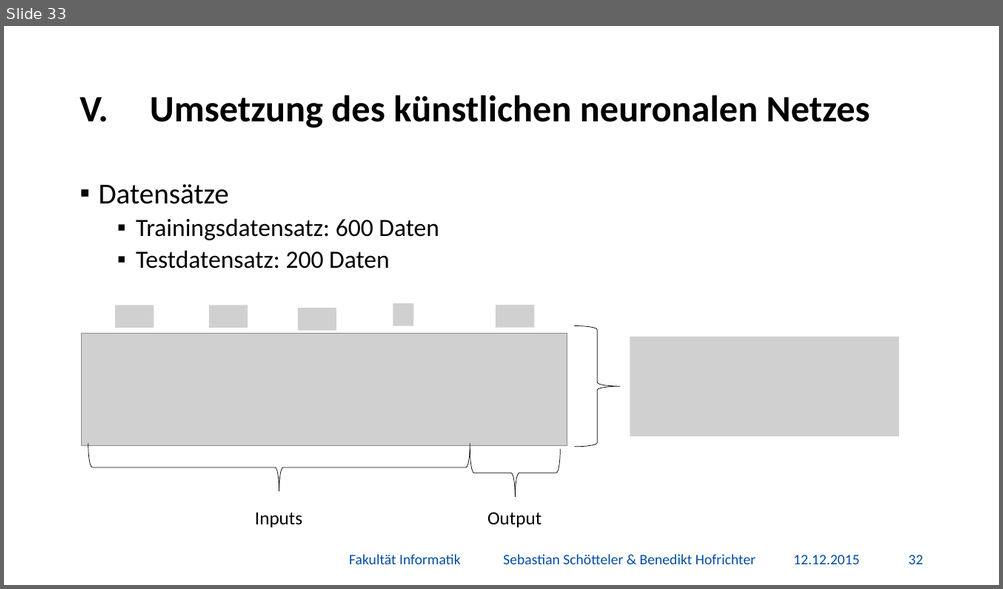
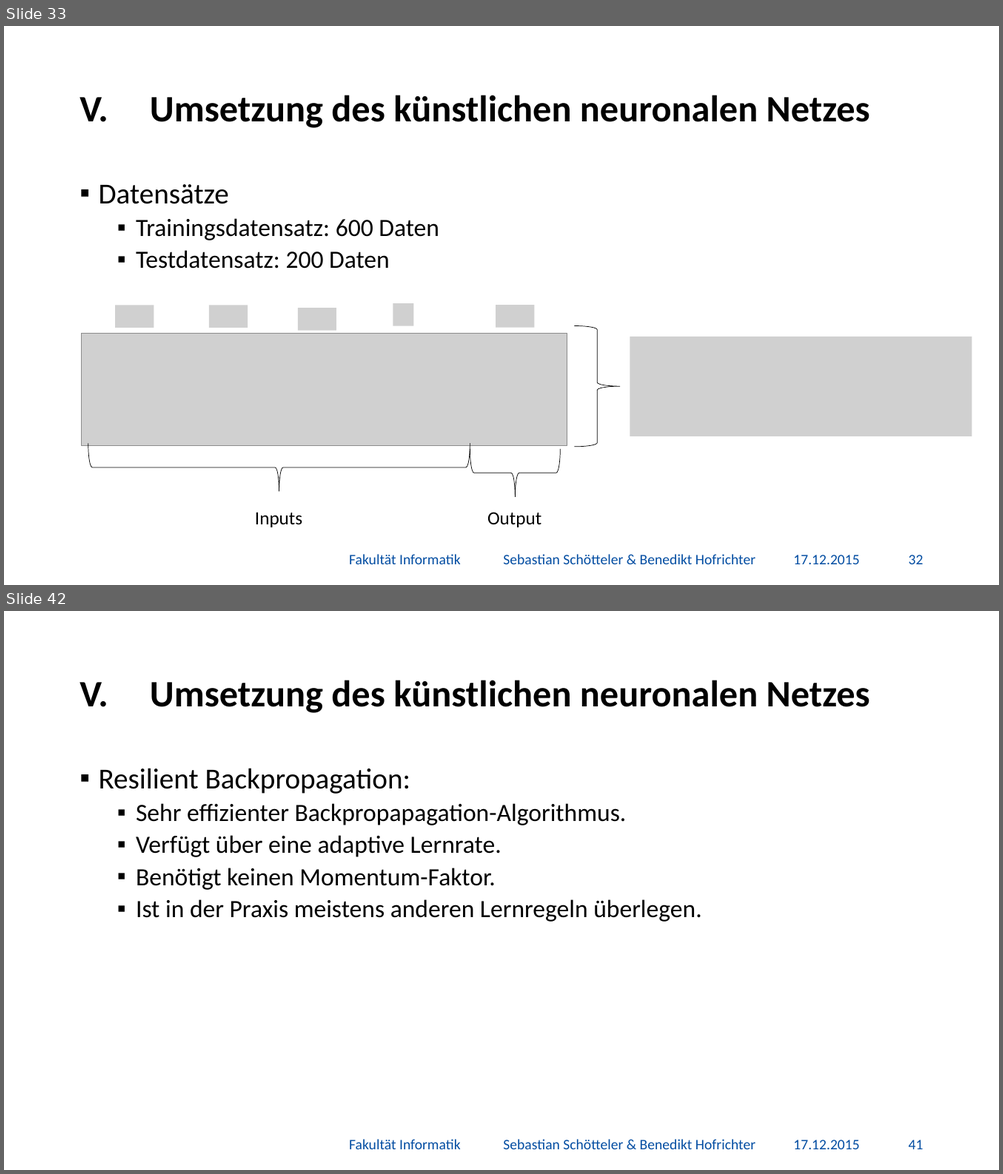
Before and after one commit to BenediktGitGit/soco15, a slide deck: 3b_Vortrag/Präsentation.pptx. Shown one above the other, each under a label of ours: slide 33 before the commit, slides 33 and 42 after it; the slides between them are not shown. The pictures are 1003x589 and 1003x1174 pixels, drawn with LibreOffice and Linux fonts; fonts in the diff are those of the drawing; grey boxes stand for pictures; background and template pictures are left out. Boxes give left, top, right and bottom in pixels: in the first picture for what was removed or moved away, otherwise in the second. Text is boxed around its words. In the diff, an @@ line names an element or a change of style, - is before the commit and + after.

```diff
--- a/3b_Vortrag/Präsentation.pptx
+++ b/3b_Vortrag/Präsentation.pptx
@@ slide 42 added at [4, 611, 999, 1170], background #FFFFFF @@
@@ title added at [150, 680, 870, 713], 36 pt, text #000000, bold @@
+V. Umsetzung des künstlichen neuronalen Netzes
@@ text added at [99, 768, 701, 922], 24 pt, text #000000 @@
+▪ Resilient Backpropagation:
+  ▪ Sehr effizienter Backpropapagation-Algorithmus.
+  ▪ Verfügt über eine adaptive Lernrate.
+  ▪ Benötigt keinen Momentum-Faktor.
+  ▪ Ist in der Praxis meistens anderen Lernregeln überlegen.
@@ text added at [349, 1139, 755, 1150], 14 pt, text #034DA2 @@
+Fakultät Informatik Sebastian Schötteler & Benedikt Hofrichter
@@ text added at [793, 1140, 859, 1150], 14 pt, text #034DA2 @@
+17.12.2015
@@ page number added at [908, 1140, 923, 1150], 14 pt, text #034DA2 @@
+41
@@ slide 33 changed as well @@
@@ picture: place and size @@
-picture at [630, 337, 899, 437]
+picture at [630, 337, 972, 437]
@@ text at [793, 555, 859, 565]: text changed @@
-12.12.2015
+17.12.2015
```
Also in this commit, not shown: 51 other slides changed, 3 other files.
